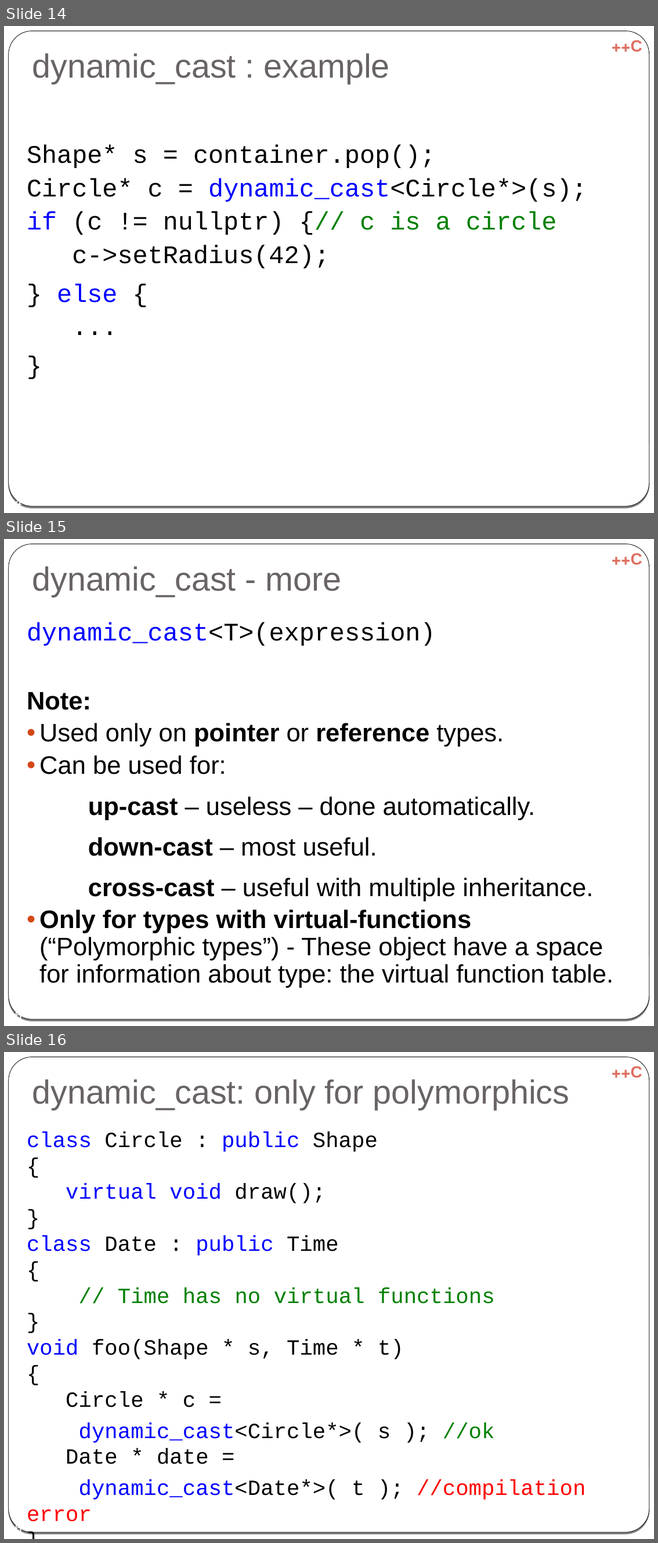
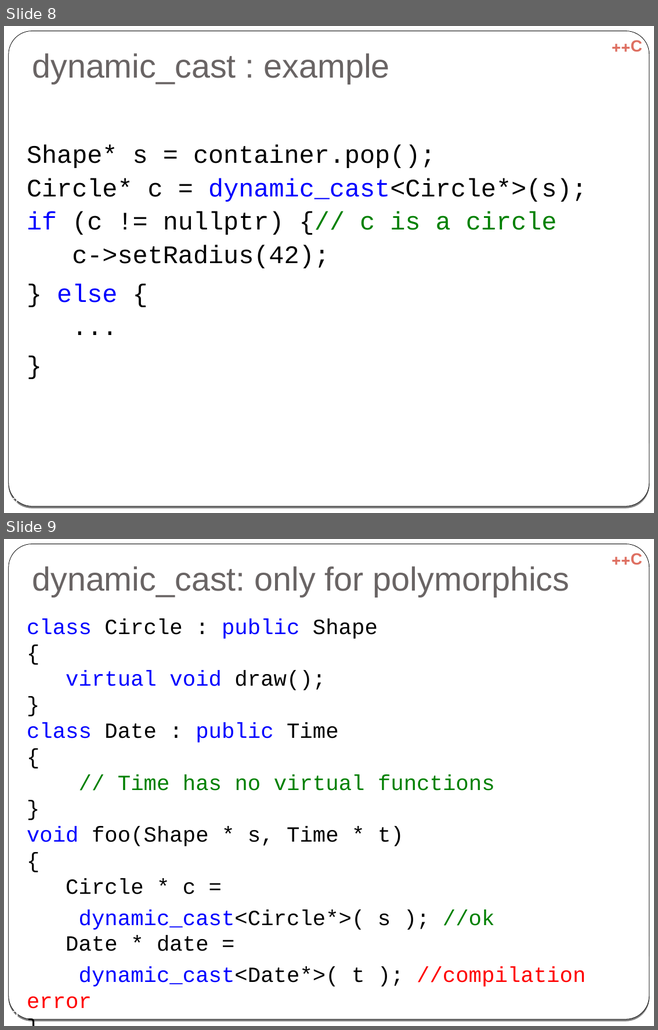
Before and after one commit to cpp-at-ariel/cpp-5781, a slide deck: 07-rtti/slides-1-rtti.odp. Shown one above the other, each under a label of ours: slides 14, 15 and 16 before the commit, slides 8 and 9 after it. The pictures are 658x1543 and 658x1030 pixels, drawn with LibreOffice and Linux fonts; fonts in the diff are those of the drawing. Boxes give left, top, right and bottom in pixels: in the first picture for what was removed or moved away, otherwise in the second. Text is boxed around its words. In the diff, an @@ line names an element or a change of style, - is before the commit and + after.

```diff
--- a/07-rtti/slides-1-rtti.odp
+++ b/07-rtti/slides-1-rtti.odp
@@ slide 15 removed at (4, 539, 654, 1026), background gradient #000000 to #FFFFFF; not listed: 3 template elements that a slide beside it also shows @@
@@ title removed at (32, 566, 342, 597) @@
-dynamic_cast - more
@@ text removed at (27, 622, 613, 988) @@
-dynamic_cast<T>(expression)
-Note:
-• Used only on pointer or reference types.
-• Can be used for:
-  − up-cast – useless – done automatically.
-  − down-cast – most useful.
-  − cross-cast – useful with multiple inheritance.
-• Only for types with virtual-functions (“Polymorphic types”) - These object have a space for information about type: the virtual function table.
@@ page number removed at (7, 1010, 21, 1019) @@
-15
@@ what was slide 14 is now slide 8 @@
@@ page number at (12, 497, 18, 504): text changed @@
-14
+8
@@ what was slide 16 is now slide 9 @@
@@ page number at (12, 1010, 18, 1017): text changed @@
-16
+9
```
Also in this commit, not shown: 3 slides changed, 10 other slides removed, 15 other files.
